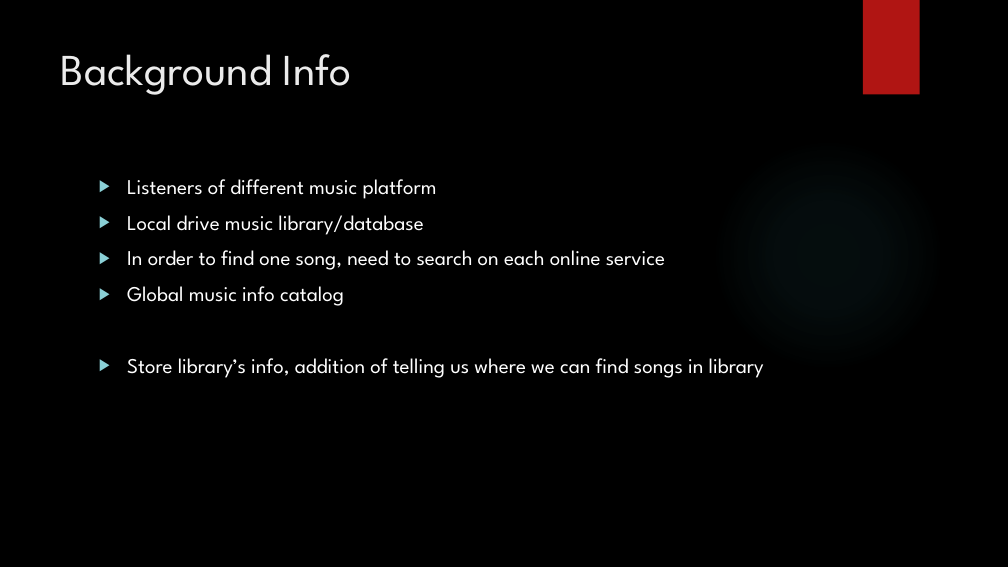
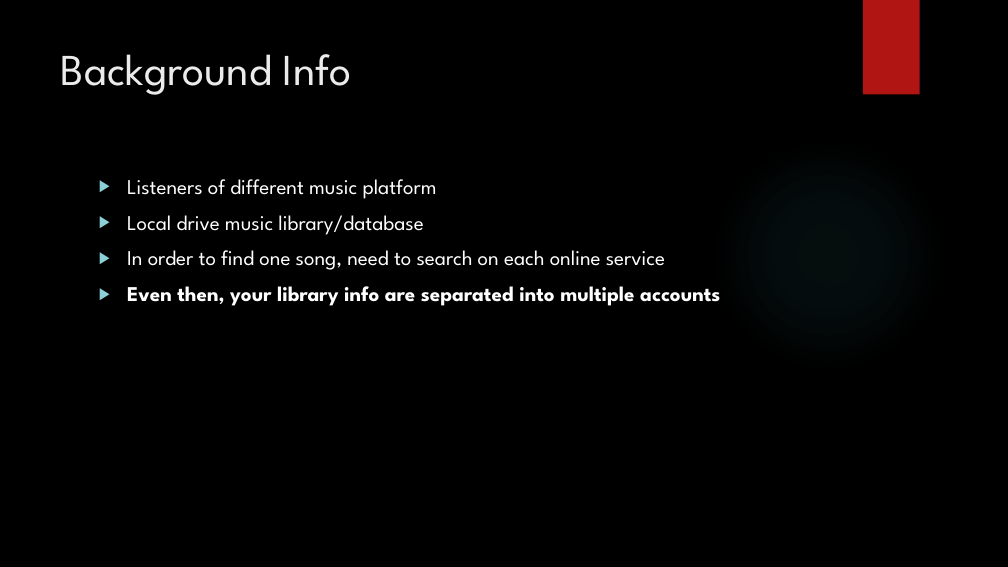
Before and after one commit to Eragon29692/CS3200, a slide deck: slide 2 of CS3200 Project - MusicDB.pptx. Drawn at 1008x567 pixels with LibreOffice and Linux fonts; fonts in the diff are those of the drawing; background and template pictures are left out. Boxes give left, top, right and bottom in pixels: in the first picture for what was removed or moved away, otherwise in the second. Text is boxed around its words. In the diff, an @@ line names an element or a change of style, - is before the commit and + after.

```diff
--- a/CS3200 Project - MusicDB.pptx
+++ b/CS3200 Project - MusicDB.pptx
@@ text at box(127, 286, 720, 306): text changed; bold on @@
-▶ Global music info catalog
-▶ Store library’s info, addition of telling us where we can find songs in library
+▶ Even then, your library info are separated into multiple accounts
```
Also in this commit, not shown: 4 other slides changed, 1 slide added, 1 slide removed.
